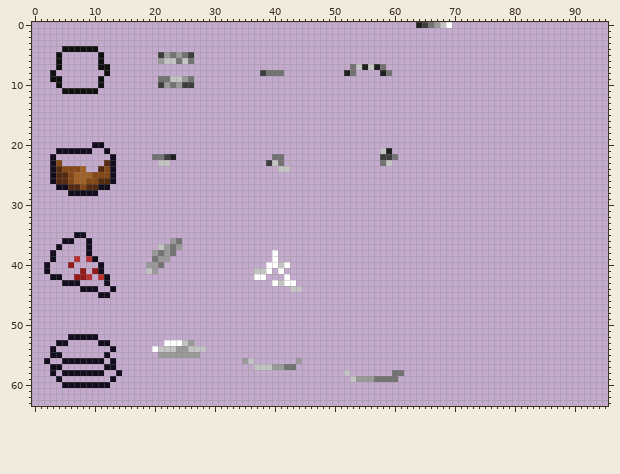
Sprite sheet, stored at Entities/Industry/Kitchen/CustomFood.png. Above is the file before it was changed.
The file is 96x64 pixels.
New version:
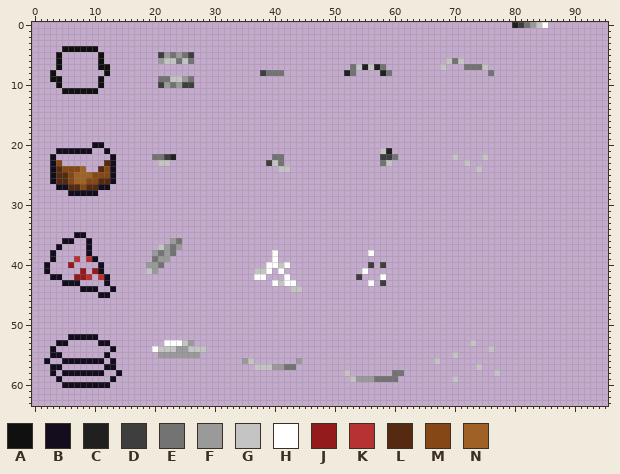
Palette (. is transparent): A #101010  B #130d1d  C #202020  D #3e3e3e  E #737373  F #9a9a9a  G #c4c4c4  H #ffffff  J #941b1b  K #b73333  L #552a11  M #844715  N #9f6125
From old to new:
@@ x 62..87 @@
- 0 ..CDEFGH..................
+ 0 ..................CDEFGH..
  1 ..........................
@@ x 66..78 @@
  5 .............
- 6 .............
- 7 .............
- 8 .............
+ 6 ...GEG.......
+ 7 ..G...EEEG...
+ 8 ..........E..
  9 .............
@@ x 68..77 @@
 21 ..........
-22 ..........
-23 ..........
-24 ..........
+22 ..G....G..
+23 ....G.....
+24 ......G...
 25 ..........
@@ x 52..60 @@
 37 .........
-38 .........
+38 ....H....
 39 .........
-40 .........
-41 .........
-42 .........
-43 .........
+40 ....D.D..
+41 ...H.....
+42 ..D...H..
+43 ....H.D..
 44 .........
@@ x 65..79 @@
 52 ...............
-53 ...............
-54 ...............
-55 ...............
-56 ...............
-57 ...............
-58 ...............
-59 ...............
+53 ........G......
+54 ...........G...
+55 .....G.........
+56 ..G............
+57 .........G.....
+58 ............G..
+59 .....G.........
 60 ...............
Pixel boxes of the changes (left, top, right, bottom) in both pictures:
erased: (416, 22, 452, 28)
added: (512, 22, 548, 28)
added: (440, 58, 494, 76)
added: (452, 154, 488, 172)
added: (356, 250, 386, 286)
added: (434, 340, 500, 382)
